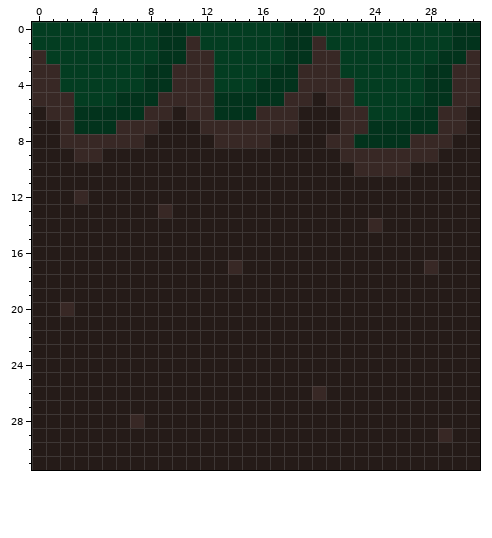
Pixel-art sprite: HowAboutSpikes/HowAboutSpikes.gmx/sprites/images/grassBlock_spr_0.png. The first picture shows the starting point.
The file is 32x32 pixels. Colours within 5 levels of each other are drawn and written as one.
After the commit:
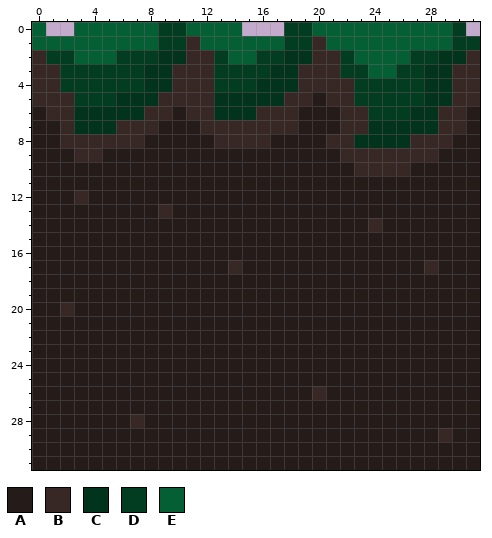
Palette (. is transparent): A #251b18  B #382825  C #02331c  D #033d21  E #046034
Difference:
Colour D replaces colour C in row 0 at x 9 to 10, 18 to 19 and 30; in row 1 at x 9 to 10, 18 to 19 and 30 to 31.
Colour E replaces colour D in row 0 at x 0, 3 to 8, 11 to 14 and 20 to 29; in row 1 at x 0 to 8, 12 to 17 and 21 to 29; in row 2 at x 3 to 5, 14 to 15 and 23 to 26; in row 3 at x 24 to 25.
The edit erases colour C in row 0 at x 31.
The edit erases colour D in row 0 at x 1 to 2 and 15 to 17.
Changed places in both pictures, as pixel boxes (x1, y1, x2, y2):
changed: (32, 22, 480, 78)
